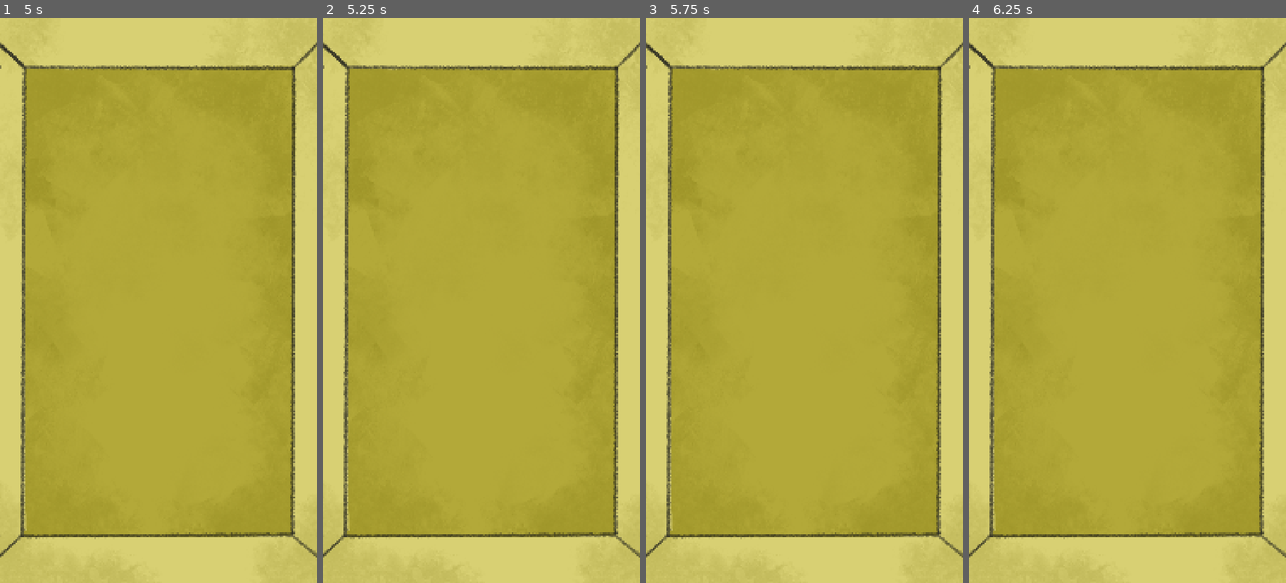
Above: before the commit, frames 1-4 (left to right).
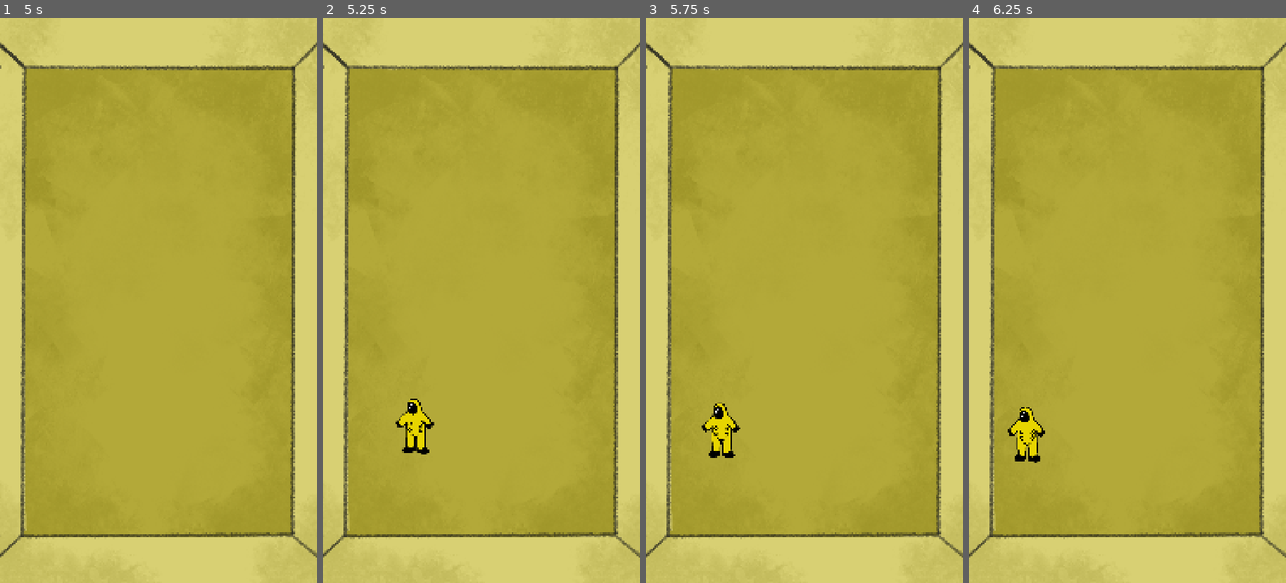
Above: after the commit, the same moments.

Repository: SamuelMTL/BackroomsEvolution
Game: Godot game, scene res://Scenes/main.tscn
Two runs of this game, one before a commit and one after it. Both use one fixed random seed, a clock stepped at 60 frames per second and the inputs below.
Inputs (mouse positions are in pixels of both pictures, inside the frame that each line leads up to):
- Up to frame 1 (5 s): tap Enter at 0.5, 2, 3.5 s; move the mouse to (228, 272) at 0.52 s; click (228, 272) at 0.67 s; tap Space at 1.25, 2.75, 4.25 s; drag from (95, 328) to (142, 413) at 1.27 s; move the mouse to (190, 176) at 2.02 s; click (190, 176) at 2.17 s; drag from (142, 413) to (63, 215) at 2.77 s; move the mouse to (253, 385) at 3.52 s; click (253, 385) at 3.67 s; drag from (63, 215) to (110, 159) at 4.27 s
- Up to frame 2 (5.25 s): move the mouse to (497, 300) at 5.02 s; click (497, 300) at 5.17 s
- Up to frame 3 (5.75 s): no input
- Up to frame 4 (6.25 s): drag from (1079, 159) to (1064, 328) at 5.77 s

Frame 1 is identical in both runs. In frame 2, 0.7% of the frame differs, in the area x 22-36%, y 67-78%; in frame 3, 0.7%; in frame 4, 0.7%.

Commit message:
bacteria and bone thief

Diff:
--- /dev/null
+++ b/backrooms-evolution/Resources/Bacteria01Frames.tres
@@ -0,0 +1,18 @@
+[gd_resource type="SpriteFrames" format=3]
+
+[ext_resource type="Texture2D" path="res://Assets/Bacteria1.png" id="1_frame1"]
+[ext_resource type="Texture2D" path="res://Assets/Bacteria2.png" id="2_frame2"]
+
+[resource]
+animations = [{
+"frames": [{
+"duration": 1.0,
+"texture": ExtResource("1_frame1")
+}, {
+"duration": 1.0,
+"texture": ExtResource("2_frame2")
+}],
+"loop": true,
+"name": &"default",
+"speed": 4.0
+}]
--- /dev/null
+++ b/backrooms-evolution/Resources/Bonestealer01Frames.tres
@@ -0,0 +1,18 @@
+[gd_resource type="SpriteFrames" format=3]
+
+[ext_resource type="Texture2D" path="res://Assets/Bonestealer1.png" id="1_frame1"]
+[ext_resource type="Texture2D" path="res://Assets/Bonestearler2.png" id="2_frame2"]
+
+[resource]
+animations = [{
+"frames": [{
+"duration": 1.0,
+"texture": ExtResource("1_frame1")
+}, {
+"duration": 1.0,
+"texture": ExtResource("2_frame2")
+}],
+"loop": true,
+"name": &"default",
+"speed": 4.0
+}]
--- a/backrooms-evolution/Resources/Type02.tres
+++ b/backrooms-evolution/Resources/Type02.tres
@@ -1,9 +1,11 @@
 [gd_resource type="Resource" script_class="EntityData" format=3]
 
 [ext_resource type="Script" path="res://Resources/EntityData.gd" id="1_entitydata"]
+[ext_resource type="SpriteFrames" path="res://Resources/Bacteria01Frames.tres" id="2_frames"]
 
 [resource]
 script = ExtResource("1_entitydata")
 type_name = "Bloom"
 color = Color(0.9, 0.4, 0.1, 1)
 speed = 150.0
+sprite_frames = ExtResource("2_frames")
--- a/backrooms-evolution/Resources/Type03.tres
+++ b/backrooms-evolution/Resources/Type03.tres
@@ -1,9 +1,11 @@
 [gd_resource type="Resource" script_class="EntityData" format=3]
 
 [ext_resource type="Script" path="res://Resources/EntityData.gd" id="1_entitydata"]
+[ext_resource type="SpriteFrames" path="res://Resources/Bonestealer01Frames.tres" id="2_frames"]
 
 [resource]
 script = ExtResource("1_entitydata")
-type_name = "Burst"
+type_name = "Bonestealer"
 color = Color(0.9, 0.85, 0.1, 1)
 speed = 180.0
+sprite_frames = ExtResource("2_frames")
--- a/backrooms-evolution/Scenes/main.gd
+++ b/backrooms-evolution/Scenes/main.gd
@@ -1,6 +1,6 @@
 extends Node2D
 
-@export var spawn_interval: float = 10.0
+@export var spawn_interval: float = 5.0
 
 const LittleMan = preload("res://Entitys/LittleMan.tscn")
 
--- a/backrooms-evolution/project.godot
+++ b/backrooms-evolution/project.godot
@@ -36,3 +36,4 @@
 
 rendering_device/driver.windows="d3d12"
 renderer/rendering_method="mobile"
+textures/vram_compression/import_etc2_astc=true
Binary file added: backrooms-evolution/Assets/Bacteria1.png
Not shown, added: backrooms-evolution/Assets/Bacteria1.png.import
Binary file added: backrooms-evolution/Assets/Bacteria2.png
Not shown, added: backrooms-evolution/Assets/Bacteria2.png.import
Binary file added: backrooms-evolution/Assets/Bonestealer1.png
Not shown, added: backrooms-evolution/Assets/Bonestealer1.png.import
Binary file added: backrooms-evolution/Assets/Bonestearler2.png
Not shown, added: backrooms-evolution/Assets/Bonestearler2.png.import
Not shown, added: backrooms-evolution/export_presets.cfg
Not shown, changed: .DS_Store
Not shown, changed: backrooms-evolution/.DS_Store
